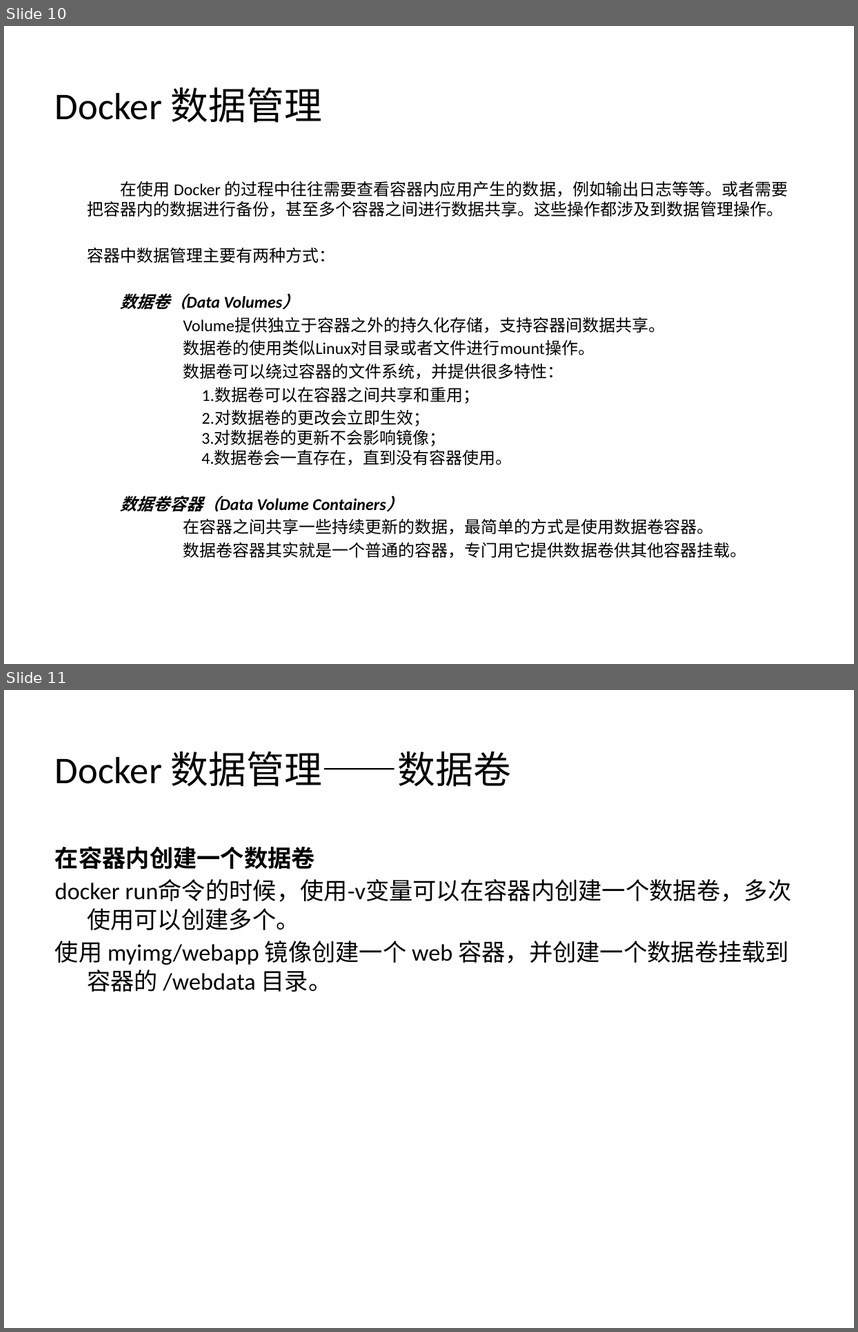
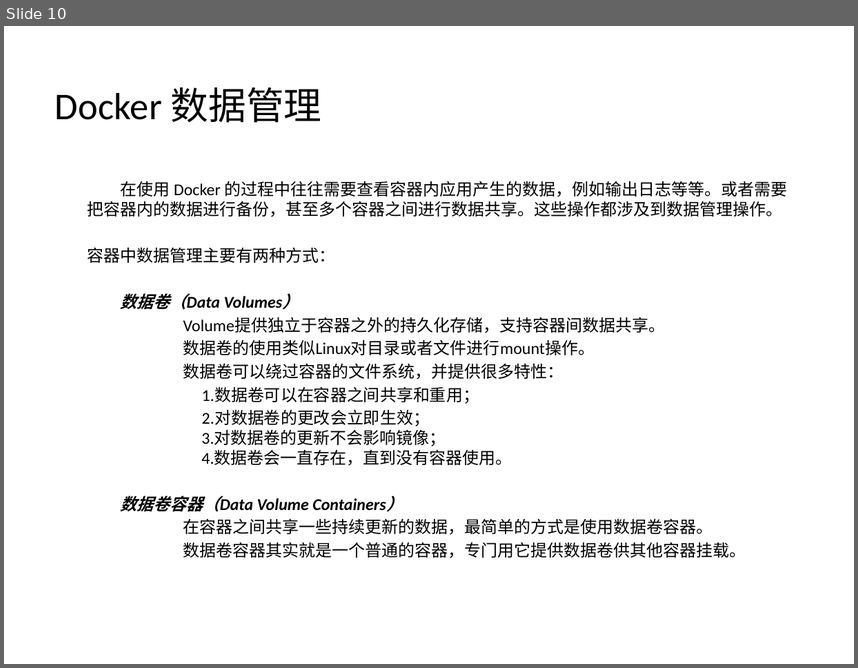
Before and after one commit to Yommmm/DesignPatterns, a slide deck: Docker基础与简单应用.pptx. Shown one above the other, each under a label of ours: slides 10 and 11 before the commit, slide 10 after it. The pictures are 858x1332 and 858x668 pixels, drawn with LibreOffice and Linux fonts; fonts in the diff are those of the drawing. Boxes give left, top, right and bottom in pixels: in the first picture for what was removed or moved away, otherwise in the second. Text is boxed around its words. In the diff, an @@ line names an element or a change of style, - is before the commit and + after.

```diff
--- a/Docker基础与简单应用.pptx
+++ b/Docker基础与简单应用.pptx
@@ slide 11 removed at (4,690,854,1328), background #FFFFFF @@
@@ title removed at (55,751,511,787) @@
-Docker 数据管理——数据卷
@@ text removed at (55,846,792,992) @@
-在容器内创建一个数据卷
-docker run命令的时候，使用-v变量可以在容器内创建一个数据卷，多次使用可以创建多个。
-使用 myimg/webapp 镜像创建一个 web 容器，并创建一个数据卷挂载到容器的 /webdata 目录。
```
Also in this commit, not shown: 5 slides changed, 1 slide added, 3 other slides removed.
